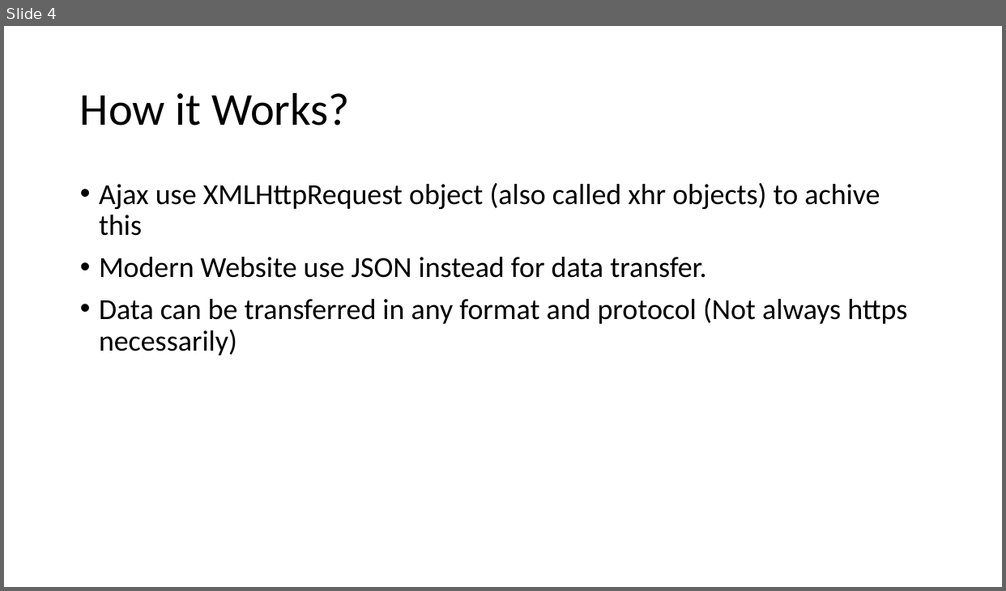
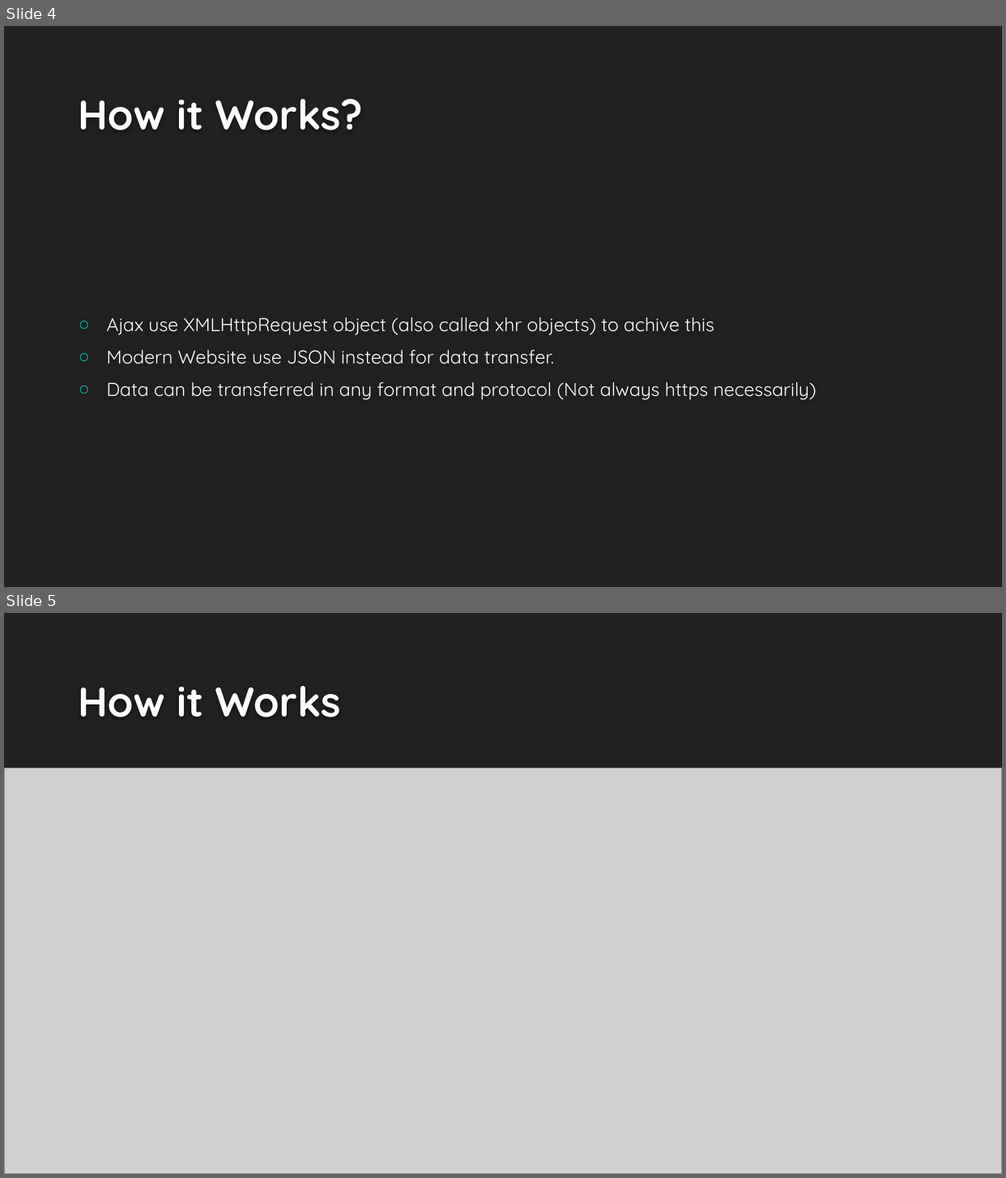
Before and after one commit to Prasundas99/Web-Development-Traning, a slide deck: 09.AJAX/Ajax.pptx. Shown one above the other, each under a label of ours: slide 4 before the commit, slides 4 and 5 after it. The pictures are 1006x591 and 1006x1178 pixels, drawn with LibreOffice and Linux fonts; fonts in the diff are those of the drawing; grey boxes stand for pictures; background and template pictures are left out. Boxes give left, top, right and bottom in pixels: in the first picture for what was removed or moved away, otherwise in the second. Text is boxed around its words. In the diff, an @@ line names an element or a change of style, - is before the commit and + after.

```diff
--- a/09.AJAX/Ajax.pptx
+++ b/09.AJAX/Ajax.pptx
@@ slide 5 added at (4, 613, 1002, 1174), background #212121 @@
@@ title added at (78, 686, 341, 717), 40 pt, text #FEFEFE, bold @@
+How it Works
@@ picture added at (4, 768, 1002, 1174) @@
@@ slide 4 changed as well @@
@@ background #FFFFFF to #212121 @@
@@ title "How it Works?": place and size @@
-title "How it Works?" at (80, 92, 350, 126)
+title "How it Works?" at (78, 99, 363, 130)
@@ title "How it Works?" at (78, 99, 363, 130): size 44 to 40 pt, font Calibri to Quicksand, text colour #000000 to #FEFEFE, bold on; line spacing 0.9 to 1; vertical alignment middle to bottom @@
@@ text "Ajax use XMLHttpRequest object (also ...": place and size @@
-text "Ajax use XMLHttpRequest object (also ..." at (99, 183, 907, 356)
+text "Ajax use XMLHttpRequest object (also ..." at (107, 318, 816, 400)
@@ text "Ajax use XMLHttpRequest object (also ..." at (107, 318, 816, 400): size 28 to 18 pt, font Calibri to Quicksand, text colour #000000 to #FFFFFF; bullet • to ○; line spacing 0.9 to 1; vertical alignment top to middle @@
```
Also in this commit, not shown: 3 other slides changed, 1 slide removed, 10 other files.
